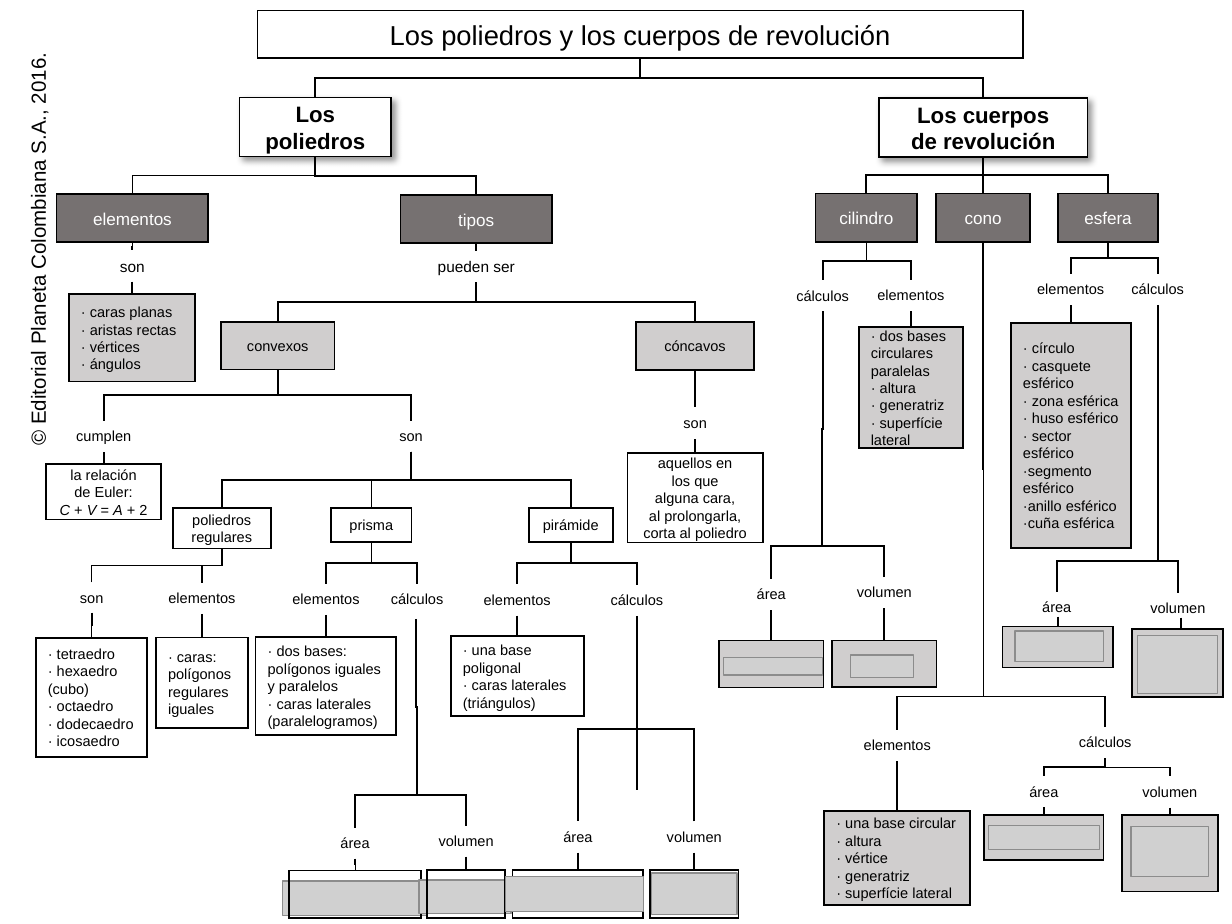
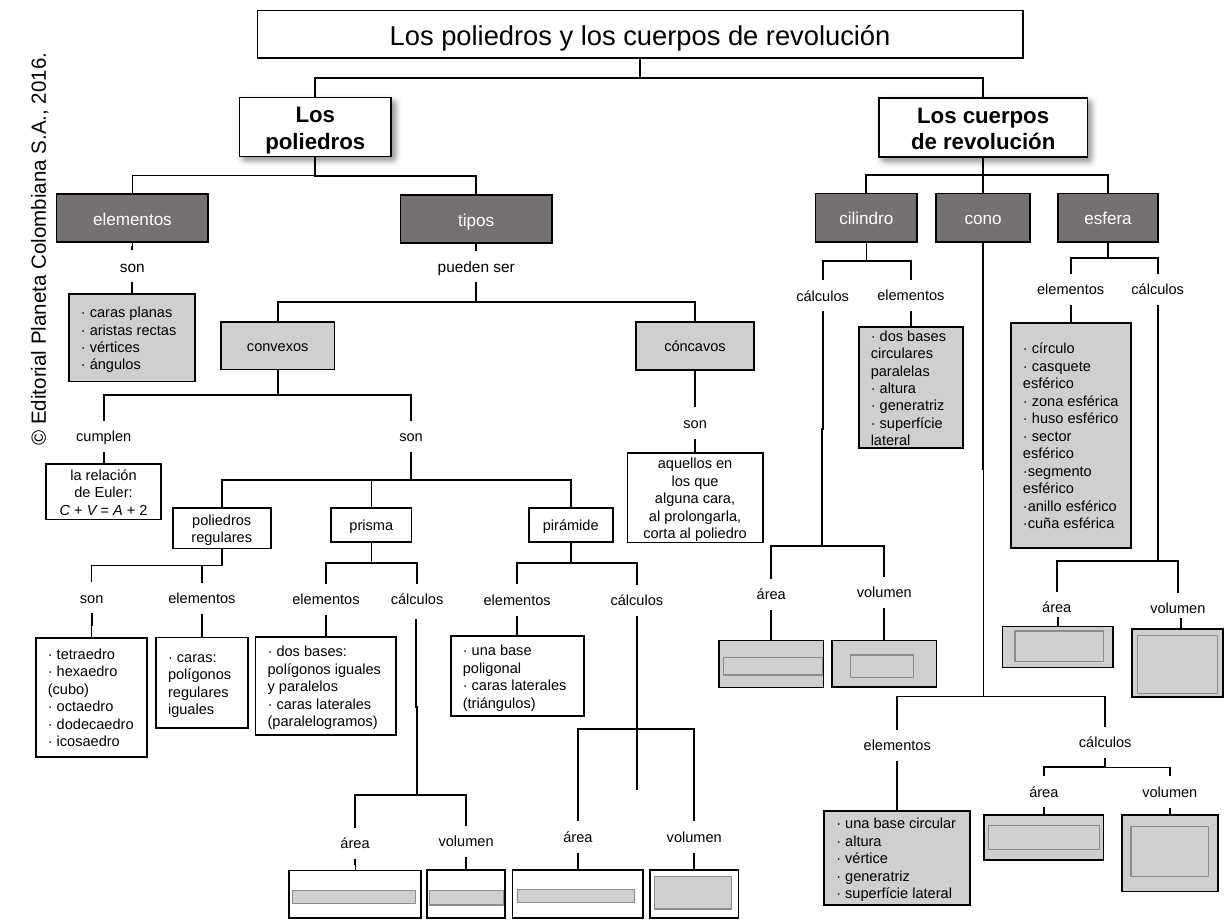
Before and after one commit to AulaPlanetaColombia/Matematicas, a slide deck: slide 1 of fuentes/contenidos/grado08/guion10/MapaConceptual_MA_08_10_CO_Aprovechado(3°ESO-MatemáticasAcadémicas-LosPoliedrosylosCuerposdeRevolucion.pptx. Drawn at 1232x924 pixels with LibreOffice and Linux fonts; fonts in the diff are those of the drawing; grey boxes stand for pictures; background and template pictures are left out. Boxes give left, top, right and bottom in pixels: in the first picture for what was removed or moved away, otherwise in the second. Text is boxed around its words. In the diff, an @@ line names an element or a change of style, - is before the commit and + after.

Commit message:
Mapa conceptual MA_08_10_CO

```diff
--- a/fuentes/contenidos/grado08/guion10/MapaConceptual_MA_08_10_CO_Aprovechado(3°ESO-MatemáticasAcadémicas-LosPoliedrosylosCuerposdeRevolucion.pptx
+++ b/fuentes/contenidos/grado08/guion10/MapaConceptual_MA_08_10_CO_Aprovechado(3°ESO-MatemáticasAcadémicas-LosPoliedrosylosCuerposdeRevolucion.pptx
@@ picture removed at [283, 881, 428, 915] @@
@@ picture added at [293, 891, 416, 903] @@
@@ picture removed at [419, 880, 511, 913] @@
@@ picture added at [430, 891, 504, 906] @@
@@ picture removed at [505, 877, 643, 912] @@
@@ picture added at [517, 890, 634, 902] @@
@@ picture: place and size @@
-picture at [652, 873, 738, 914]
+picture at [655, 877, 732, 909]
```
